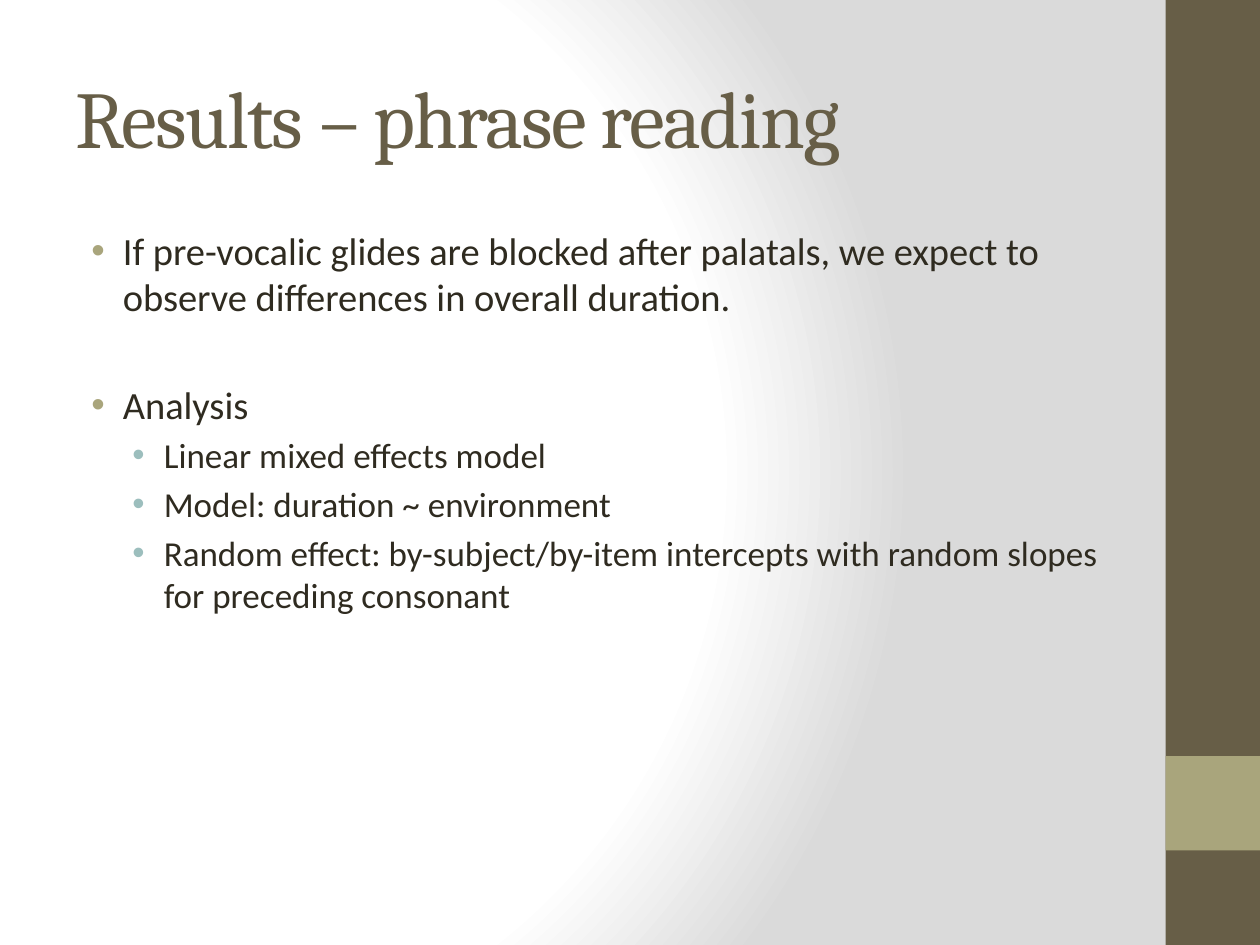
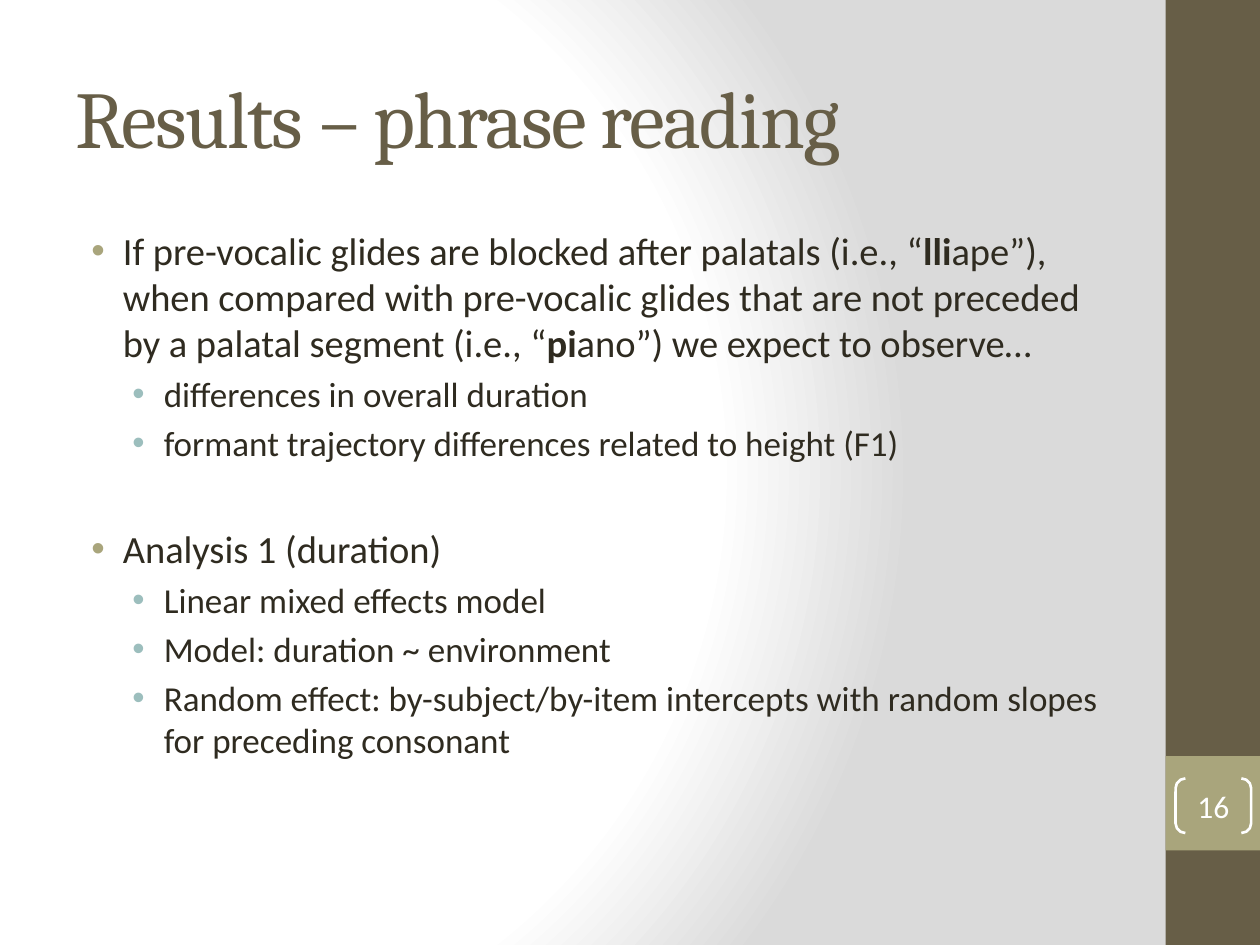
Before and after one commit to jvcasillas/glide_affiliation, a slide deck: slide 16 of Colina, Casillas & Díaz HLS 2018.pptx (slide 17 before the commit). Drawn at 1260x945 pixels with LibreOffice and Linux fonts; fonts in the diff are those of the drawing. Boxes give left, top, right and bottom in pixels: in the first picture for what was removed or moved away, otherwise in the second. Text is boxed around its words. In the diff, an @@ line names an element or a change of style, - is before the commit and + after.

Commit message:
updates to analysis

```diff
--- a/Colina, Casillas & Díaz HLS 2018.pptx
+++ b/Colina, Casillas & Díaz HLS 2018.pptx
@@ text at box(123, 237, 1080, 570): text changed @@
-• If pre-vocalic glides are blocked after palatals, we expect to observe differences in overall duration.
-• Analysis
+• If pre-vocalic glides are blocked after palatals (i.e., “lliape”), when compared with pre-vocalic glides that are not preceded by a palatal segment (i.e., “piano”) we expect to observe…
+  • differences in overall duration
+  • formant trajectory differences related to height (F1)
+• Analysis 1 (duration)
@@ page number added at box(1176, 779, 1251, 833), outline #FFFFFF 1.5 pt, 18 pt, text #FFFFFF @@
+16
```
Also in this commit, not shown: 22 other slides changed, 6 slides added, 6 slides removed.
